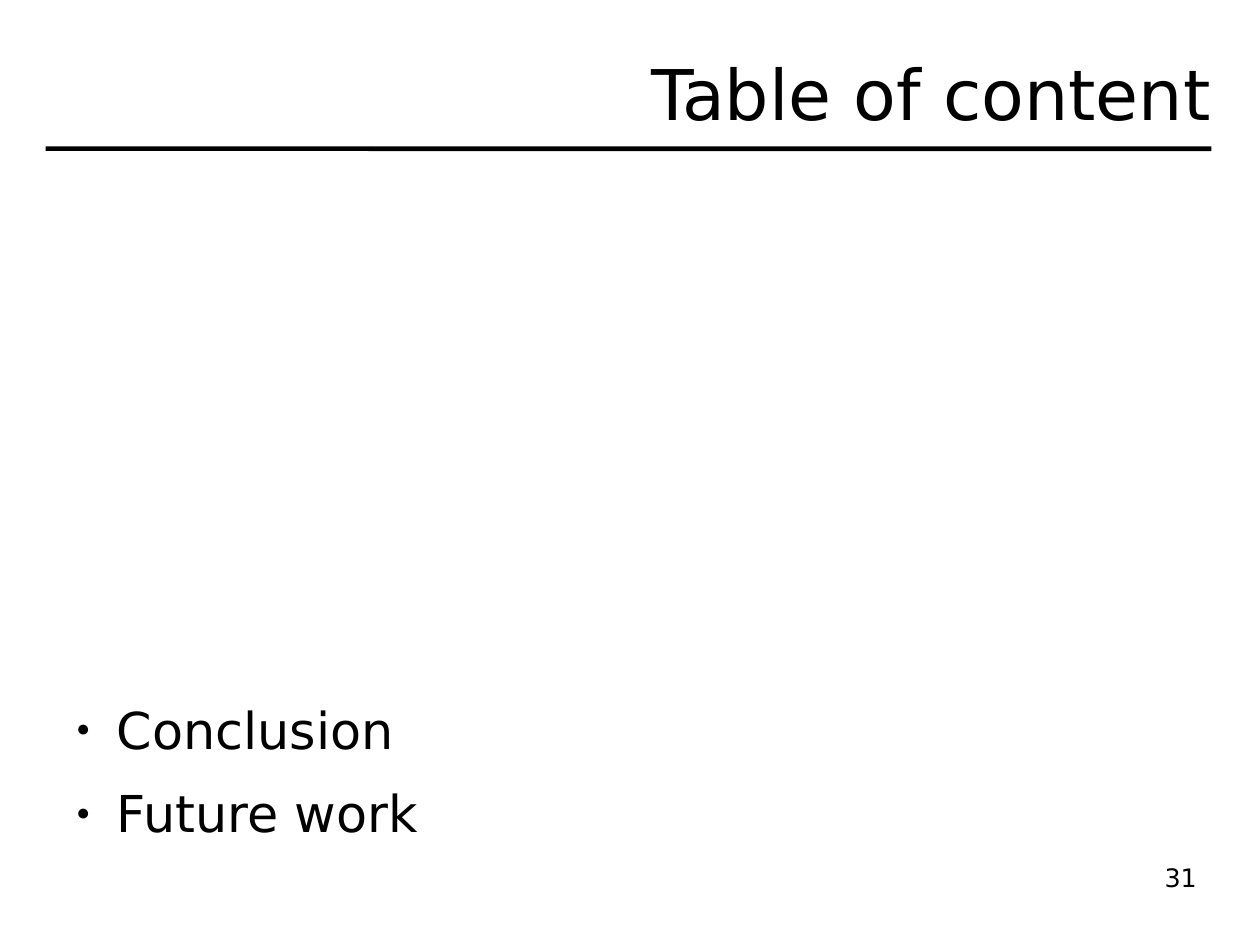
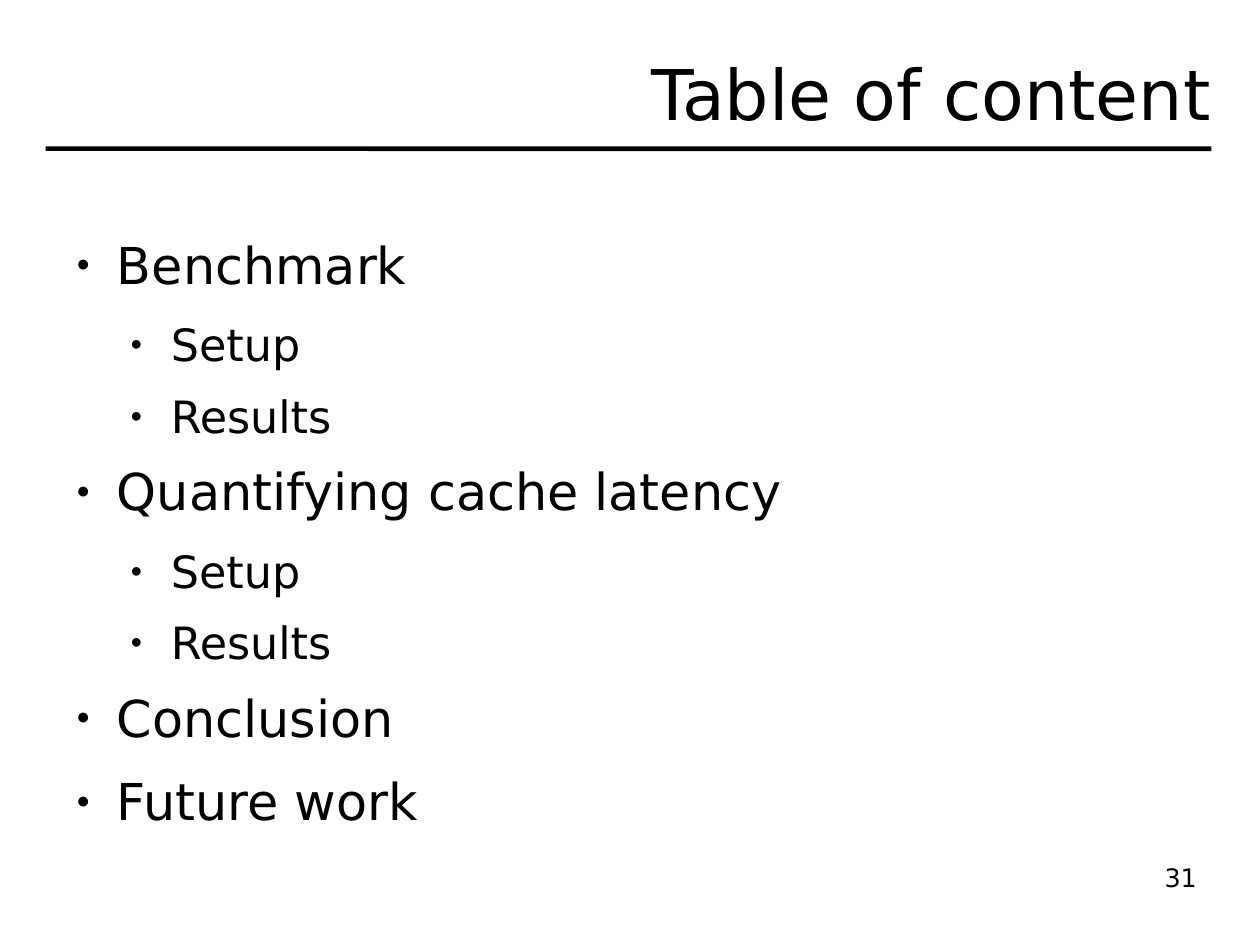
Before and after one commit to hydroo/minor-thesis-barriers, a slide deck: slide 31 of presentation/slides.odp. Drawn at 1260x946 pixels with LibreOffice and Linux fonts; fonts in the diff are those of the drawing. Boxes give left, top, right and bottom in pixels: in the first picture for what was removed or moved away, otherwise in the second. Text is boxed around its words. In the diff, an @@ line names an element or a change of style, - is before the commit and + after.

```diff
--- a/presentation/slides.odp
+++ b/presentation/slides.odp
@@ text at (117, 245, 782, 660): paragraphs added @@
+● Benchmark
+  ● Setup
+  ● Results
+● Quantifying cache latency
+  ● Setup
+  ● Results
```
Also in this commit, not shown: 2 other slides changed, 12 slides added, 3 other files.
